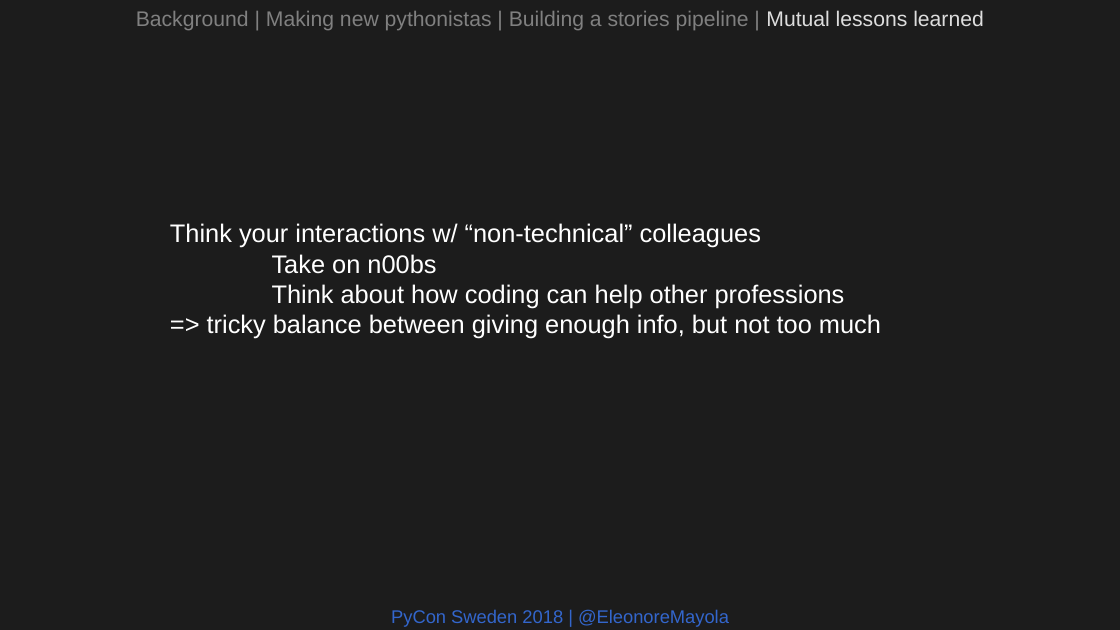
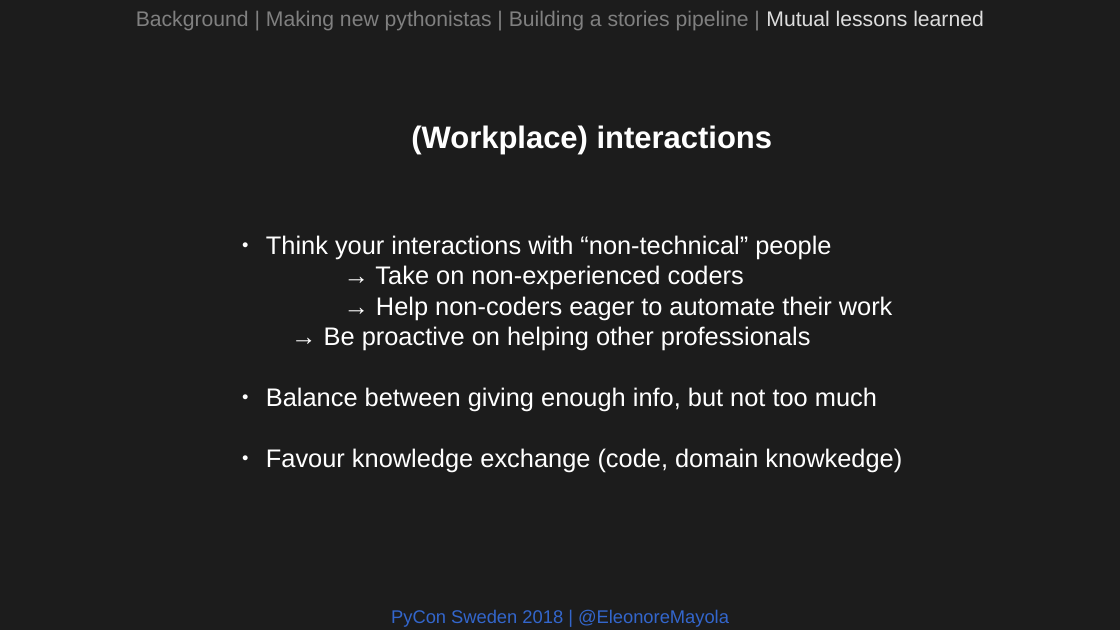
Before and after one commit to Eleonore9/-pyconse18, a slide deck: slide 25 of pyconse2018.odp. Drawn at 1120x630 pixels with LibreOffice and Linux fonts; fonts in the diff are those of the drawing. Boxes give left, top, right and bottom in pixels: in the first picture for what was removed or moved away, otherwise in the second. Text is boxed around its words. In the diff, an @@ line names an element or a change of style, - is before the commit and + after.

```diff
--- a/pyconse2018.odp
+++ b/pyconse2018.odp
@@ text added at [411,125,773,154], 22 pt, text #FFFFFF, bold @@
+(Workplace) interactions
@@ text at [266,235,902,473]: text changed @@
-Think your interactions w/ “non-technical” colleagues
-Take on n00bs
-Think about how coding can help other professions
-=> tricky balance between giving enough info, but not too much
+● Think your interactions with “non-technical” people
+→ Take on non-experienced coders
+→ Help non-coders eager to automate their work
+→ Be proactive on helping other professionals
+● Balance between giving enough info, but not too much
+● Favour knowledge exchange (code, domain knowkedge)
```
Also in this commit, not shown: 4 other slides changed, 1 other file.
